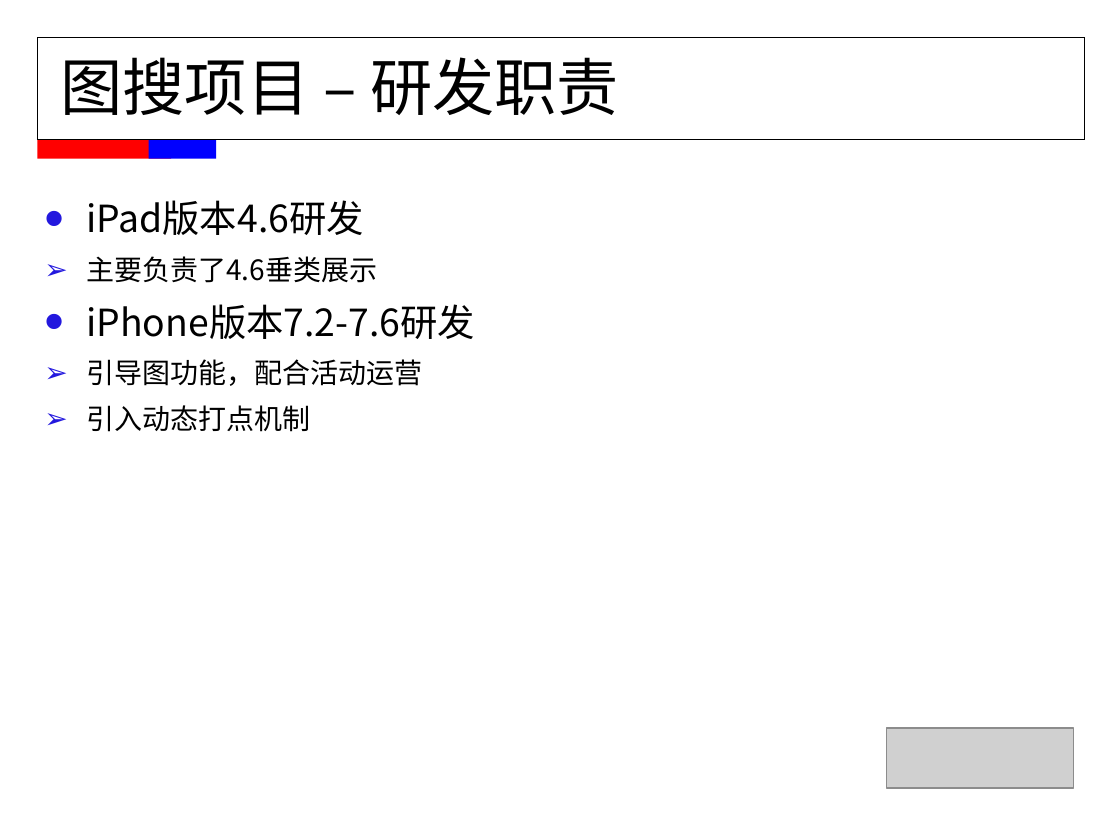
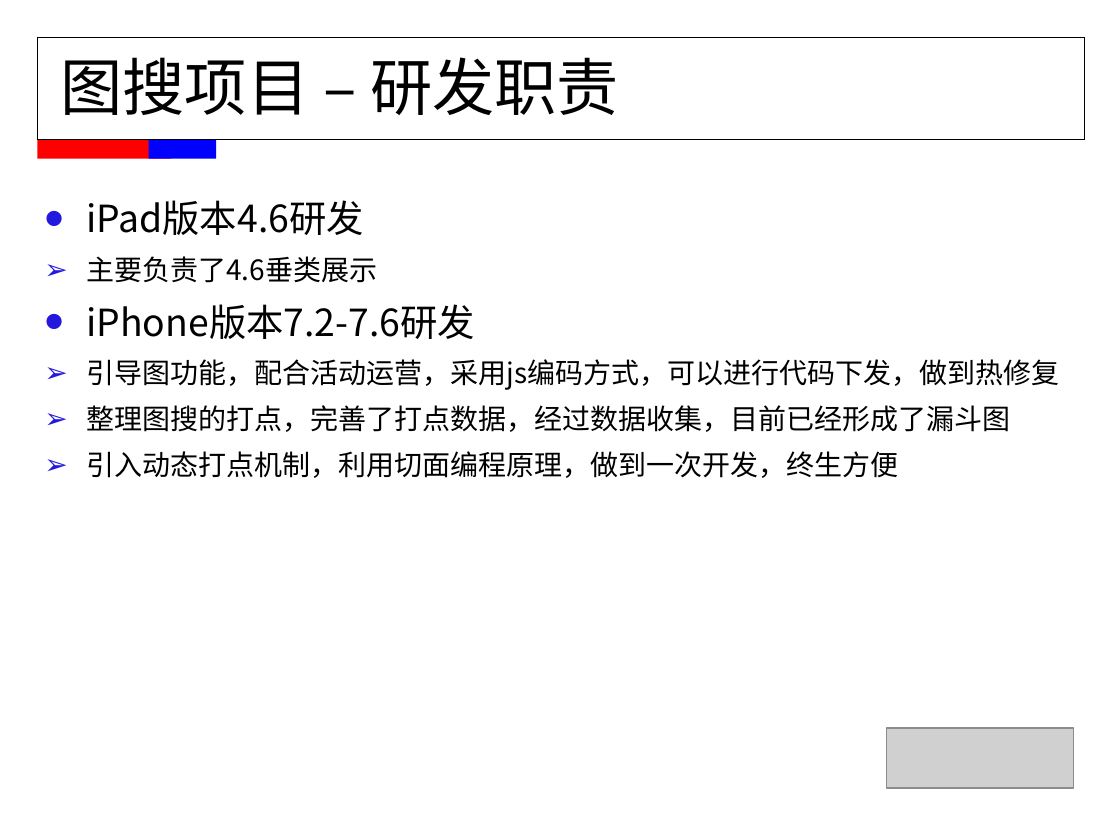
Before and after one commit to FridayAndHoliday/ElenaCodeManager, a slide deck: slide 9 of document/MMS职称评定-董伟平.ppt (slide 11 before the commit). Drawn at 1120x840 pixels with LibreOffice and Linux fonts; fonts in the diff are those of the drawing; grey boxes stand for pictures. Boxes give left, top, right and bottom in pixels: in the first picture for what was removed or moved away, otherwise in the second. Text is boxed around its words. In the diff, an @@ line names an element or a change of style, - is before the commit and + after.

```diff
--- a/document/MMS职称评定-董伟平.ppt
+++ b/document/MMS职称评定-董伟平.ppt
@@ text at (86, 359, 1059, 478): text changed @@
-  ➢ 引导图功能，配合活动运营
-  ➢ 引入动态打点机制
+  ➢ 引导图功能，配合活动运营，采用js编码方式，可以进行代码下发，做到热修复
+  ➢ 整理图搜的打点，完善了打点数据，经过数据收集，目前已经形成了漏斗图
+  ➢ 引入动态打点机制，利用切面编程原理，做到一次开发，终生方便
```
Also in this commit, not shown: 7 other slides changed, 1 slide removed.
